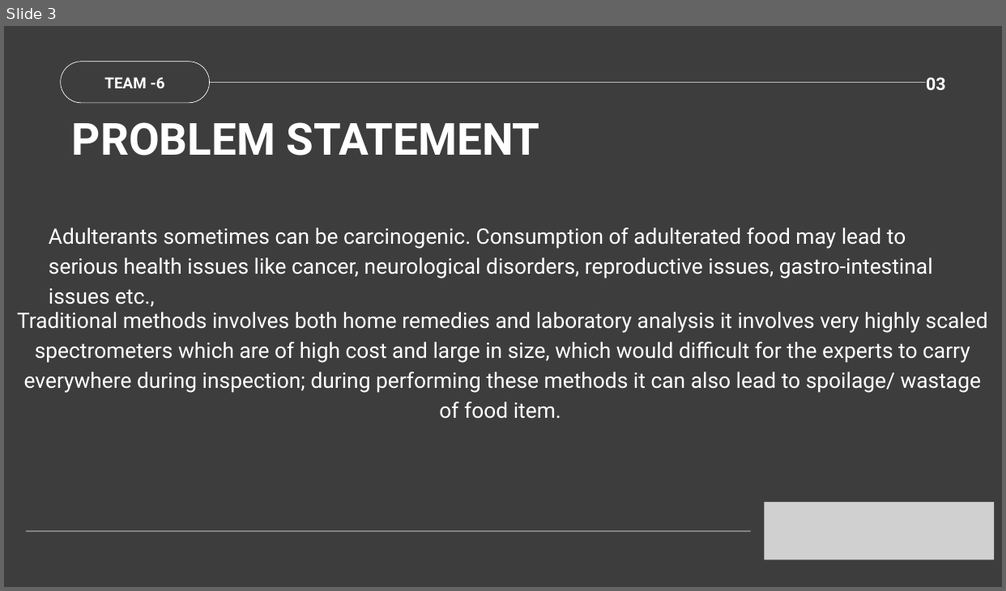
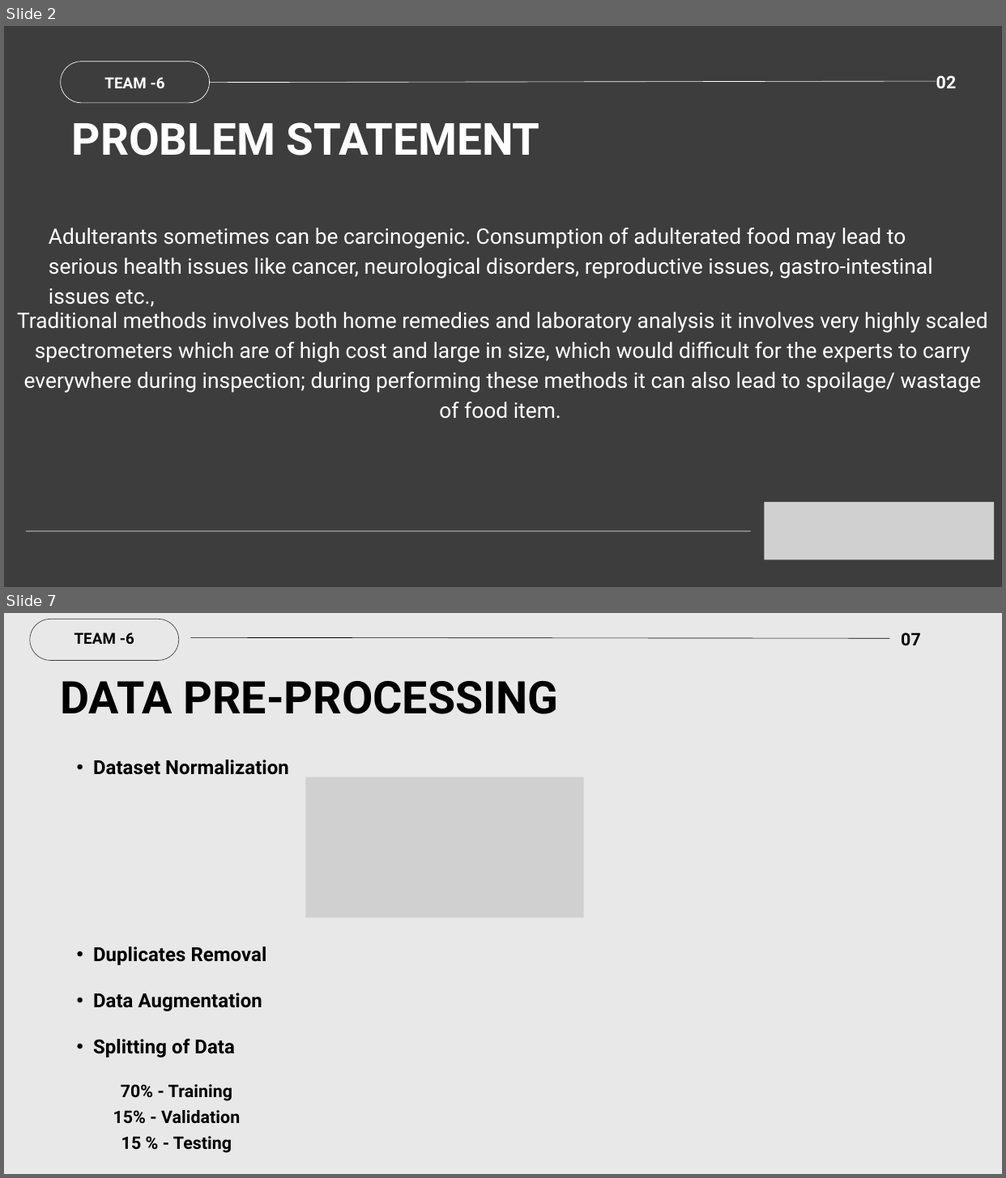
Before and after one commit to KV-a1/Analog-and-NN-CNN-GNN, a slide deck: TEAM - 6.pptx. Shown one above the other, each under a label of ours: slide 3 before the commit, slides 2 and 7 after it; the slides between them are not shown. The pictures are 1006x591 and 1006x1178 pixels, drawn with LibreOffice and Linux fonts; fonts in the diff are those of the drawing; grey boxes stand for pictures. Boxes give left, top, right and bottom in pixels: in the first picture for what was removed or moved away, otherwise in the second. Text is boxed around its words. In the diff, an @@ line names an element or a change of style, - is before the commit and + after.

```diff
--- a/TEAM - 6.pptx
+++ b/TEAM - 6.pptx
@@ slide 7 added at <box>4,613,1002,1174</box>, background #E8E8E8 @@
@@ freeform shape added at <box>29,619,179,661</box>, fill #3D3D3D @@
@@ text added at <box>74,632,134,644</box>, 22 pt, text #000000, bold @@
+TEAM -6
@@ text added at <box>901,632,921,646</box>, 25 pt, text #000000, bold @@
+07
@@ line added from (190, 637) to (889, 638), #000000 0.75 pt @@
@@ text added at <box>60,681,558,714</box>, 65 pt, text #000000, bold @@
+DATA PRE-PROCESSING
@@ text added at <box>93,760,289,775</box>, 28 pt, text #000000, bold @@
+  • Dataset Normalization
@@ picture added at <box>305,777,584,918</box> @@
@@ text added at <box>93,947,267,965</box>, 28 pt, text #000000, bold @@
+  • Duplicates Removal
@@ text added at <box>93,993,262,1012</box>, 28 pt, text #000000, bold @@
+  • Data Augmentation
@@ text added at <box>93,1038,235,1058</box>, 28 pt, text #000000, bold @@
+  • Splitting of Data
@@ text added at <box>113,1084,240,1153</box>, 25 pt, text #000000, bold @@
+70% - Training
+15% - Validation
+15 % - Testing
@@ what was slide 3 is now slide 2 @@
@@ slide 2 changed as well @@
@@ line moved from (210, 83) - (926, 83) to (210, 83) - (936, 81) @@
@@ text at <box>936,75,957,88</box>: text changed @@
-03
+02
```
Also in this commit, not shown: 3 other slides changed, 5 other slides added, 10 slides removed.
